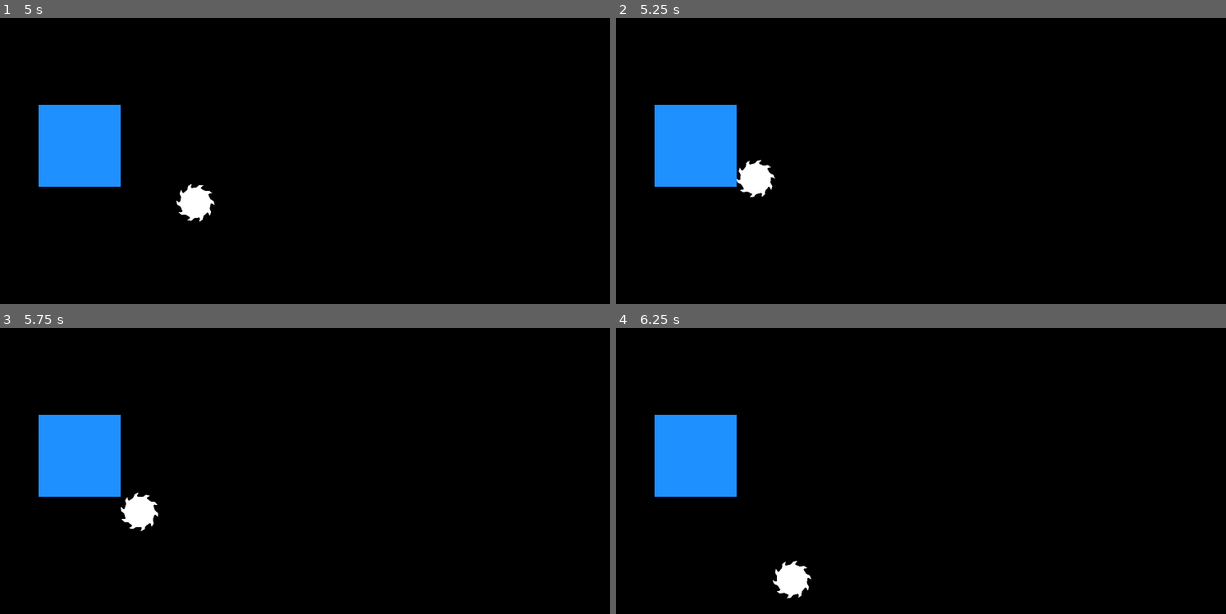
Above: before the commit, frames 1-4 (two rows, left to right).
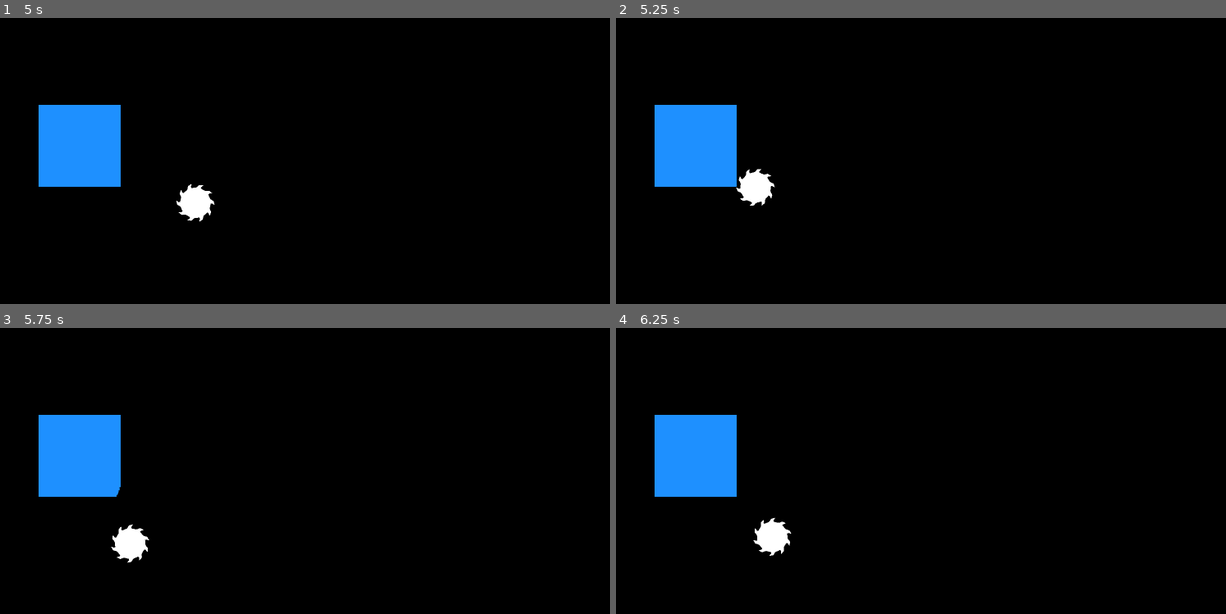
Above: after the commit, the same moments.

Repository: kelliedlynch/SpinGame
Game: Godot game, scene res://Playground/ArenaPlayground.tscn
Two runs of this game, one before a commit and one after it. Both use one fixed random seed, a clock stepped at 60 frames per second and the inputs below.
Inputs:
- Up to frame 1 (5 s): tap Enter (ui_accept) at 0.5, 1.35, 1.52, 1.82, 2.85, 3.02, 3.32, 4.35, 4.52, 4.82 s; hold Right (ui_right) 0.53-1.28 s; hold Enter (ui_accept) 0.53-1.28 s; hold Down (ui_down) 1.28-2.03 s; hold Right (ui_right) 2.03-2.78 s; hold Enter (ui_accept) 2.03-2.78 s; hold Up (ui_up) 2.78-3.53 s; hold Enter (ui_accept) 3.53-4.28 s; hold Left (ui_left) from 3.53 s (still down)
- Up to frame 2 (5.25 s): release Left (ui_left) at 5.03 s; hold Down (ui_down) from 5.03 s (still down); hold Enter (ui_accept) from 5.03 s (still down)
- Up to frame 3 (5.75 s): keep holding Down (ui_down); keep holding Enter (ui_accept)
- Up to frame 4 (6.25 s): release Down (ui_down) at 5.78 s; release Enter (ui_accept) at 5.78 s; hold Right (ui_right) from 5.78 s (still down); tap Enter (ui_accept) at 5.85, 6.02 s

Frame 1 is identical in both runs. In frame 2, 0.4% of the frame differs, in the area x 19-27%, y 49-66%; in frame 3, 1.0%, in the area x 18-26%, y 55-83%; in frame 4, 1.0%.

Commit message:
Custom physics integrator basically finished. Some issues with getting stuck in objects that will be solved by changing destructor shape to a capsule.

Diff:
--- a/Component/Destructible/DestructibleArea.gd
+++ b/Component/Destructible/DestructibleArea.gd
@@ -20,7 +20,7 @@
 
 func _ready() -> void:
 	monitoring = true
-	monitorable = false
+	monitorable = true
 	#linear_damp = 100
 	#linear_damp_space_override = SPACE_OVERRIDE_COMBINE
 	#slowdown_zone.linear_damp = 100
--- a/Component/Destructor/Destructor.gd
+++ b/Component/Destructor/Destructor.gd
@@ -10,7 +10,7 @@
 # if next has key, shape is the actual destructor
 var next_for = {}
 
-var cut_state = CutState.NOT_READY
+var cut_state = CutState.READY
 var last_cut_state = CutState.NOT_READY
 enum CutState{
 	CUTTING,
@@ -20,6 +20,10 @@
 var cut_spin_threshold: float = 1
 var cut_velocity_threshold: float = 80
 var target: DestructibleEntity = null
+
+# TODO: probably only Player destructor will be affected by spin; break out into
+#       separate class
+var spin_speed = 1
 
 func _ready() -> void:
 	monitorable = true
@@ -33,6 +37,11 @@
 		var next_frame = node.duplicate()
 		next_for[node] = next_frame
 		current_for[next_frame] = node
+		#var shape = CollisionShape2D.new()
+		#var next_frame = CapsuleShape2D.new()
+		#next_frame.height = 400
+		#next_frame.radius = 50
+		#shape.shape = next_frame
 		add_child(next_frame)
 
 func _on_child_removed(node: Node2D):
@@ -55,13 +64,13 @@
 	var velocity = parent.linear_velocity
 	last_cut_state = cut_state
 	if cut_state != CutState.NOT_READY and (spin < cut_spin_threshold or velocity.length() < cut_velocity_threshold):
-		cut_state = CutState.NOT_READY
+		#cut_state = CutState.NOT_READY
 		for current_frame in next_for:
 			next_for[current_frame].position = current_frame.position
 			next_for[current_frame].scale = current_frame.scale
 	else:
-		if cut_state == CutState.NOT_READY and spin >= cut_spin_threshold and velocity.length() >= cut_velocity_threshold:
-			cut_state = CutState.READY
+		#if cut_state == CutState.NOT_READY and spin >= cut_spin_threshold and velocity.length() >= cut_velocity_threshold:
+			#cut_state = CutState.READY
 		var next_frame_transform = velocity * delta * (1 + spin / 10)
 		var next_frame_scale = parent.get_parent().entity_scale * (1 + spin / 100)
 		for current_frame in next_for:
@@ -74,6 +83,7 @@
 	var translated: Array[PackedVector2Array] = []
 	for poly in get_children():
 		if !(poly is CollisionPolygon2D) or next_for.has(poly): continue
+		#if !(poly is CollisionPolygon2D): continue
 		var new_poly: PackedVector2Array = []
 		for pt in poly.polygon:
 			new_poly.append(entity.destructible_area.to_local((poly.to_global(pt))))
@@ -82,22 +92,29 @@
 
 func apply_destructor_to_destructible(entity: DestructibleEntity) -> Array[PackedVector2Array]:
 	var translated = _translate_to_destructible_space(entity)
+	# TODO: look at physicsserver2d shapes for this instead. currently just expanding hitbox to ensure
+	#       player doesn't get trapped
+	var offset: Array[PackedVector2Array] = []
+	for poly in translated:
+		var expanded = Geometry2D.offset_polygon(poly, 1)
+		offset.append_array(expanded)
+
 	var destructible = entity.get_polygons(entity.destructible_area)
-	var polys_after_destruction: Array[PackedVector2Array] = []
+	#var polys_after_destruction: Array[PackedVector2Array] = []
 	var any_overlap = false
 
 	var clipped: Array[PackedVector2Array] = []
 	for existing_poly in destructible:
-		for destruct_poly in translated:
+		for destruct_poly in offset:
 			var overlap = Geometry2D.intersect_polygons(existing_poly, destruct_poly)
 			if overlap.is_empty():
-				polys_after_destruction.append(existing_poly)
+				clipped.append(existing_poly)
 				continue
 			any_overlap = true
 			var overlap_vertices: PackedVector2Array = []
 			for i in overlap.size():
 				overlap_vertices.append_array(overlap[i])
-
+			var clipper: Array[PackedVector2Array] = []
 			var frag_shape = entity._get_fragment()
 			var fragment_quantity = min(overlap_vertices.size(), entity.material_chunk_quantity)
 			var edge_fragments: Array[PackedVector2Array] = []
@@ -106,12 +123,29 @@
 				for j in rotated.size():
 					rotated[j] += overlap_vertices[i]
 				edge_fragments.append(rotated)
-			destruct_poly.append_array(edge_fragments)
-			destruct_poly = PolygonMath.merge_recursive(destruct_poly)
-
-			clipped.append_array(Geometry2D.clip_polygons(existing_poly, destruct_poly))
+			var with_edges: Array[PackedVector2Array] = [destruct_poly]
+			with_edges.append_array(edge_fragments)
+			var final_destructor := PolygonMath.merge_recursive(with_edges)
+			var after_clip: Array[PackedVector2Array] = []
+			for poly in final_destructor:
+				after_clip.append_array(Geometry2D.clip_polygons(existing_poly, poly))
+				if after_clip.is_empty():
+					pass
+			var final_merged = PolygonMath.merge_recursive(after_clip)
+			#var final_merged = PolygonMath.merge_recursive(final)
+			clipped.append_array(final_merged)
 
 	if any_overlap == false:
 		# TODO: Figure out what we actually do when there's no overlap. Sparks?
 		return destructible
+
+	#var merged: Array[PackedVector2Array] = [clipped[0]]
+	#for poly in clipped:
+		#var new_merged: Array[PackedVector2Array] = []
+		#for i in randi_range(1, merged.size()):
+			#new_merged.append_array(Geometry2D.merge_polygons(merged[i], poly))
+
 	return PolygonMath.merge_recursive(clipped)
+
+func cutting_power() -> float:
+	return parent.linear_velocity.length() / 100 + spin_speed
--- a/Entity/DestructibleEntity.gd
+++ b/Entity/DestructibleEntity.gd
@@ -10,8 +10,8 @@
 # TODO: these should probably not be an absolute size; should probably calculate based on rendered size
 #		because polygons can be any size and are scaled when rendered
 var material_chunk_size = Vector2(20, 20)
-# chunks smaller than this will just vanish
-var chunk_pruning_size_threshold = 16
+# multiplier of polygon size; chunks smaller than this will just vanish
+var PRUNE_THRESHOLD = .005
 # chunks smaller than this will break off and decay
 var chunk_decay_size_threshold = 42
 
@@ -19,11 +19,11 @@
 var material_chunk_quantity = 20
 
 # TODO: have better cut start/stop detection, so that inertia can factor in.
-const CUT_INERTIA = .5
+const CUT_INERTIA = .1
 var material_hardness = 3
 var material_resistance = .1
 var material_max_cut_speed = 300
-var material_linear_damp = 40
+var material_linear_damp = 3
 
 var active_destructors = {}
 
@@ -53,19 +53,28 @@
 func _on_was_destroyed():
 	queue_free()
 
-func destroyed_by_destructor():
+func update_destructed(polys: Array[PackedVector2Array]):
+	var screen_size = get_viewport_rect().size
+	var min_side_length = max(screen_size.x, screen_size.y) * .005 / min(entity_scale.x, entity_scale.y)
+	var simplified: Array[PackedVector2Array] = []
+	for poly in polys:
+		simplified.append(PolygonMath.simplify_polygon(poly, min_side_length))
+	var pruned: Array[PackedVector2Array] = []
+
+	var prune_size = max(screen_size.x, screen_size.y) * PRUNE_THRESHOLD
+	for poly in simplified:
+		var poly_size = PolygonMath.size_of_polygon(poly) * entity_scale
+		if poly_size.x < prune_size and poly_size.y < prune_size:
+			continue
+		var area = prune_size * prune_size * 2
+		if poly_size.x < prune_size * 1.5 or poly_size.y < prune_size * 1.5:
+			if poly_size.x * poly_size.y < area:
+				continue
+		pruned.append(poly)
+	if pruned.size() > 1:
+		pass
+	call_deferred("update_all_polygons", pruned)
 	pass
-
-func apply_destructor(destructor: Destructor):
-	var clipped_area = destructor.apply_destructor_to_destructible(self)
-	clipped_area = _simplify_and_prune(clipped_area)
-	var pruned = _simplify_and_prune(clipped_area)
-	var decayed = _decay_chunks(pruned)
-	if decayed.is_empty():
-		emit_signal("was_destroyed")
-
-	for child in get_children():
-		update_polygons(child, decayed)
 
 
 func _decay_chunks(polys: Array[PackedVector2Array]) -> Array[PackedVector2Array]:
@@ -90,15 +99,6 @@
 	add_sibling(frag)
 
 
-func _simplify_and_prune(poly: Array[PackedVector2Array]) -> Array[PackedVector2Array]:
-	var simplified_and_pruned: Array[PackedVector2Array] = []
-	for shape in poly:
-		var simplified_chunk = PolygonMath.simplify_polygon(shape)
-		if chunk_is_prunable(simplified_chunk) == true:
-			continue
-		simplified_and_pruned.append(simplified_chunk)
-	return PolygonMath.merge_recursive(simplified_and_pruned)
-
 func _is_decayable(poly: PackedVector2Array) -> bool:
 	var size = PolygonMath.size_of_polygon(poly)
 	if size.x < chunk_decay_size_threshold and size.y < chunk_decay_size_threshold:
@@ -106,15 +106,6 @@
 	if size.x < chunk_decay_size_threshold * 1.5 or size.y < chunk_decay_size_threshold * 1.5:
 		var area = PolygonMath.area_of_polygon(poly)
 		return area < pow(chunk_decay_size_threshold, 2)
-	return false
-
-func chunk_is_prunable(poly: PackedVector2Array) -> bool:
-	var size = PolygonMath.size_of_polygon(poly)
-	if size.x < chunk_pruning_size_threshold and size.y < chunk_pruning_size_threshold:
-		return true
-	if size.x < chunk_pruning_size_threshold * 1.5 or size.y < chunk_pruning_size_threshold * 1.5:
-		var area = PolygonMath.area_of_polygon(poly)
-		return area < pow(chunk_pruning_size_threshold, 2)
 	return false
 
 func _get_fragment():
@@ -153,8 +144,8 @@
 
 func _on_destructor_entered_destructible_area(node):
 	if !(node is Destructor): return
-	node.cut_state = node.CutState.CUTTING
-	node.target = self
+	#node.cut_state = node.CutState.CUTTING
+	#node.target = self
 	#print("destructor entered destructible area")
 	#if node.cut_state == node.CutState.READY and node.last_cut_state != node.CutState.CUTTING:
 		#destructor_destroyed_material.connect(node._on_destroyed_material)
@@ -174,8 +165,8 @@
 
 func _on_destructor_exited_destructible_area(node):
 	if !(node is Destructor): return
-	node.cut_state = node.CutState.NOT_READY
-	node.target = null
+	#node.cut_state = node.CutState.NOT_READY
+	#node.target = null
 	#print("destructor exited destructible area")
 	#if destructor_destroyed_material.is_connected(node._on_destroyed_material):
 		#destructor_destroyed_material.disconnect(node._on_destroyed_material)
--- a/Entity/SGEntityBase.gd
+++ b/Entity/SGEntityBase.gd
@@ -53,6 +53,7 @@
 	var n = ClassDB.instantiate(child_type)
 	n.polygon = poly
 	if Geometry2D.is_polygon_clockwise(poly) == true:
+		var a = Geometry2D.is_polygon_clockwise(n.polygon)
 		pass
 	if child_type == "Polygon2D":
 		n.color = color
--- a/Player/Player.gd
+++ b/Player/Player.gd
@@ -31,9 +31,6 @@
 	update_polygons(destructor, [circle])
 	super._ready()
 
-func cutting_power() -> float:
-	return hitbox.linear_velocity.length() / 100 + spin_speed
-
 func _process(delta: float) -> void:
 	if destructor.cut_state != destructor.CutState.CUTTING:
 		spin_speed += delta * spin_accel
--- a/Player/PlayerHitbox.gd
+++ b/Player/PlayerHitbox.gd
@@ -2,7 +2,7 @@
 class_name PlayerHitbox
 
 var max_speed = 2000
-var last_frame_velocity: Vector2 = Vector2.ZERO
+var begin_cut_velocity: Vector2 = Vector2.ZERO
 
 var needs_push = false
 
@@ -27,14 +27,15 @@
 func _integrate_forces(state: PhysicsDirectBodyState2D) -> void:
 	state.linear_velocity += input_vector
 	input_vector = Vector2.ZERO
-	if state.linear_velocity.length() > max_speed:
-		state.linear_velocity = state.linear_velocity.clamp(Vector2(-max_speed, -max_speed), Vector2(max_speed, max_speed))
+	state.linear_velocity = state.linear_velocity.limit_length(max_speed)
+
+	if destructor.cut_state == destructor.CutState.NOT_READY:
+		pass
+
 	var test = move_and_collide(state.linear_velocity * state.step, true, .08, false)
 	###print(state.transform)
 	if test != null and test.get_collider() is DestructibleHitbox:
 		#print("before ", state.linear_velocity)
-		var destructor = $Destructor
-
 		custom_integrator = true
 		var destructible = test.get_collider().get_parent()
 		var travel = test.get_travel()
@@ -44,33 +45,31 @@
 		var angle = travel.angle()
 		var vec = Vector2.from_angle(angle)
 		var safe_vec = safe_dist * vec
-		#state.linear_velocity = safe_vec
-		#var safe_x = max(abs(travel.x) - destructible.material_max_cut_speed - 1, 0)
-		#var safe_y = max(abs(travel.y) - destructible.material_max_cut_speed - 1, 0)
-		#safe_x *= -1 if travel.x < 0 else 1
-		#safe_y *= -1 if travel.y < 0 else 1
-		#state.integrate_forces()
-
 		move_and_collide(safe_vec, false, .08, false)
 
-		var max_speed = Vector2(destructible.material_max_cut_speed, destructible.material_max_cut_speed)
+		if destructor.cut_state == destructor.CutState.READY:
+			# TODO: see if inertia needs to apply to stopping cuts, too
+			var cut_threshold = destructible.material_hardness + destructible.CUT_INERTIA
+			if destructor.cutting_power() >= cut_threshold:
+				destructor.cut_state = destructor.CutState.CUTTING
+				destructor.target = destructible
+				begin_cut_velocity = state.linear_velocity
 
-		state.linear_velocity -= state.linear_velocity * destructible.material_resistance
-		state.linear_velocity = state.linear_velocity.clamp(-max_speed, max_speed)
+		if destructor.cut_state == destructor.CutState.CUTTING:
+			var destructed = destructor.apply_destructor_to_destructible(destructible)
+			destructible.update_destructed(destructed)
+			destructor.spin_speed -= destructible.material_resistance
+			begin_cut_velocity = begin_cut_velocity.limit_length(begin_cut_velocity.length() - destructible.material_linear_damp)
+			var material_limited_velocity = state.linear_velocity.limit_length(destructible.material_max_cut_speed)
+			state.linear_velocity = material_limited_velocity if material_limited_velocity.length() < begin_cut_velocity.length() else begin_cut_velocity
+
+		state.linear_velocity =state.linear_velocity.limit_length(max_speed)
 		state.integrate_forces()
 
-		#var safe_x = max(abs(dist.x) * .95, abs(dist.x) - 2)
-		#var safe_y = max(abs(dist.y) * .95, abs(dist.y) - 2)
-		#safe_x *= -1 if dist.x < 0 else 1
-		#var safe_velocity = Vector2(safe_x, safe_y) / state.step
-		#state.linear_velocity = safe_velocity
-		#var max_cut = test.get_collider().get_parent().material_max_cut_speed
-		#state.linear_velocity = safe_velocity.clamp(-Vector2(max_cut, max_cut), Vector2(max_cut, max_cut))
-		#print("after ", state.linear_velocity)
-		#move_and_collide(Vector2(safe_x, safe_y), false, .08, false)
-		#linear_damp = destructible.material_linear_damp
 		pass
 	else:
+		destructor.cut_state = destructor.CutState.READY
+		begin_cut_velocity = Vector2.ZERO
 		custom_integrator = false
 		#if test.get_collider() is DestructibleHitbox:
 			##state.total_linear_damp = test.get_collider().get_parent().linear_damp
@@ -92,13 +91,13 @@
 		#get_parent().linear_velocity = state.linear_velocity
 	#get_parent().linear_velocity = state.linear_velocity
 
-func _physics_process(delta: float) -> void:
-	if destructor.target != null:
-		print(get_parent().cutting_power())
-		pass
-	if destructor.target != null and destructor.cut_state == destructor.CutState.CUTTING and get_parent().cutting_power() > destructor.target.material_hardness:
-		destructor.target.apply_destructor(destructor)
-		parent.spin_speed -= delta * (parent.spin_accel + destructor.target.material_resistance)
+#func _physics_process(delta: float) -> void:
+	#if destructor.target != null:
+		#print(destructor.cutting_power())
+		#pass
+	#if destructor.target != null and destructor.cut_state == destructor.CutState.CUTTING and destructor.cutting_power() > destructor.target.material_hardness:
+		#destructor.apply_destructor_to_destructible(destructor.target)
+		#parent.spin_speed -= delta * (parent.spin_accel + destructor.target.material_resistance)
 
 #func _input(event: InputEvent) -> void:
 	#var power = 1000
--- a/Utility/PolygonMath.gd
+++ b/Utility/PolygonMath.gd
@@ -37,38 +37,29 @@
 		if point.y > maxY: maxY = point.y
 	return Vector2(maxX, maxY)
 
-static func simplify_polygon(poly: PackedVector2Array, threshold = .05) -> PackedVector2Array:
+static func simplify_polygon(poly: PackedVector2Array, min_side_length, angle_threshold = .04) -> PackedVector2Array:
 	var size = size_of_polygon(poly)
-	threshold = max(size.x, size.y) * threshold
 	var simplified = PackedVector2Array()
 	var prev_pt = poly[-1]
 	poly.append(poly[0])
 	for i in range(poly.size() - 1):
-		#print("distance between points: ", poly[i].distance_to(prev_pt), " ", poly[i].distance_to(poly[i+1]))
 		var dist_ba = poly[i].distance_to(prev_pt)
 		var dist_bc = poly[i].distance_to(poly[i+1])
-		if dist_ba < threshold and  dist_bc < threshold:
-			#print("both distances under threshold, skipping point")
+		if dist_ba < min_side_length and  dist_bc < min_side_length:
 			continue
-		elif dist_ba > threshold and dist_bc > threshold:
+		elif dist_bc < min_side_length:
 			simplified.append(poly[i])
-			#print("both distances over threshold, keeping point")
 			prev_pt = poly[i]
 			continue
 		var ba = prev_pt - poly[i]
 		var bc = poly[i+1] - poly[i]
 		var angle = rad_to_deg(abs(ba.angle_to(bc)))
-		if (angle > 15 and angle < 165) or (angle > 195 and angle < 345):
+		var at = (360 * angle_threshold)
+		if (angle > at and angle < 180 - at) or (angle > 180 + at and angle < 360 - at):
 			simplified.append(poly[i])
-			#print("one value under threshold, keeping point because angle is ", int(angle))
 			prev_pt = poly[i]
 			continue
-		#print("skipping point because angle is ", angle)
-
 	if simplified.size() < 3: return poly
-	#var simplified_again = simplify_polygon(simplified)
-	#if simplified == simplified_again: return simplified
-	#if simplified_again.size() < 3: return poly
 	return simplified
 
 static func rotate_polygon(poly: PackedVector2Array, degrees: int) -> PackedVector2Array:
@@ -88,14 +79,6 @@
 		var new_v = v + vector
 		translated.append(new_v)
 	return translated
-
-# I don't know if this belongs here
-#static func polygons_from_children(node: Node2D) -> Array[PackedVector2Array]:
-	#var polys: Array[PackedVector2Array] = []
-	#for child in node.get_children():
-		#if child is CollisionPolygon2D or child is Polygon2D:
-			#polys.append(child.polygon)
-	#return polys
 
 static func area_of_polygon(poly: PackedVector2Array) -> float:
 	var a = 0
@@ -134,20 +117,12 @@
 		for j in size_after:
 			var a = 0
 			var b = 0
-			if merged.has(polys[j]):
-				a = 1
-			else:
-				a = 2
 			if merged[j] == polys[j]:
-				b = 1
-			else:
-				b = 2
-			if a != b:
-				print("NOTE: HAS GOT DIFFERENT RESULTS THAN CHECKING BY INDEX")
-			if a == 1:
 				continue
 			matched = false
-
+			break
+	else:
+		matched = false
 	if matched == true:
 		return polys
 
